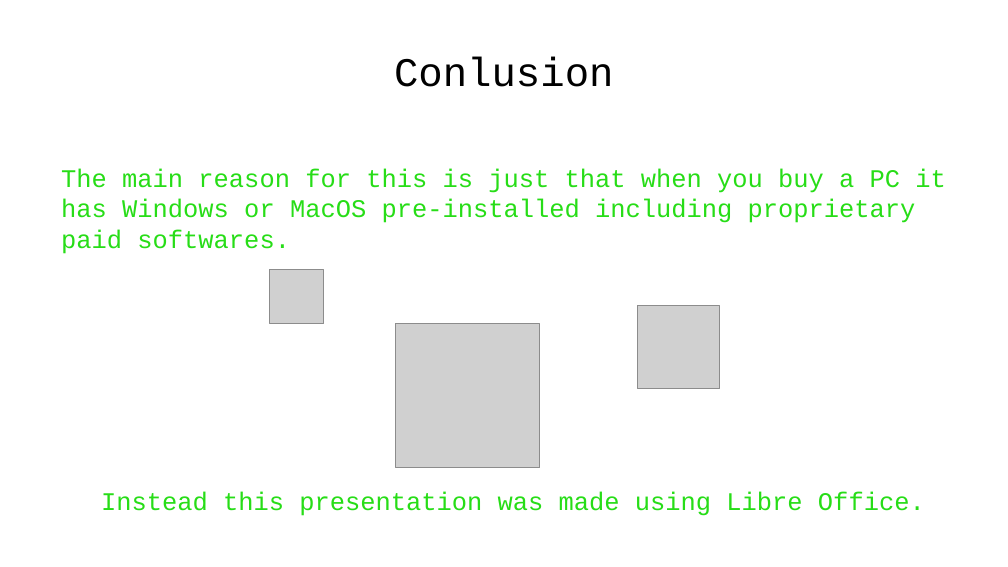
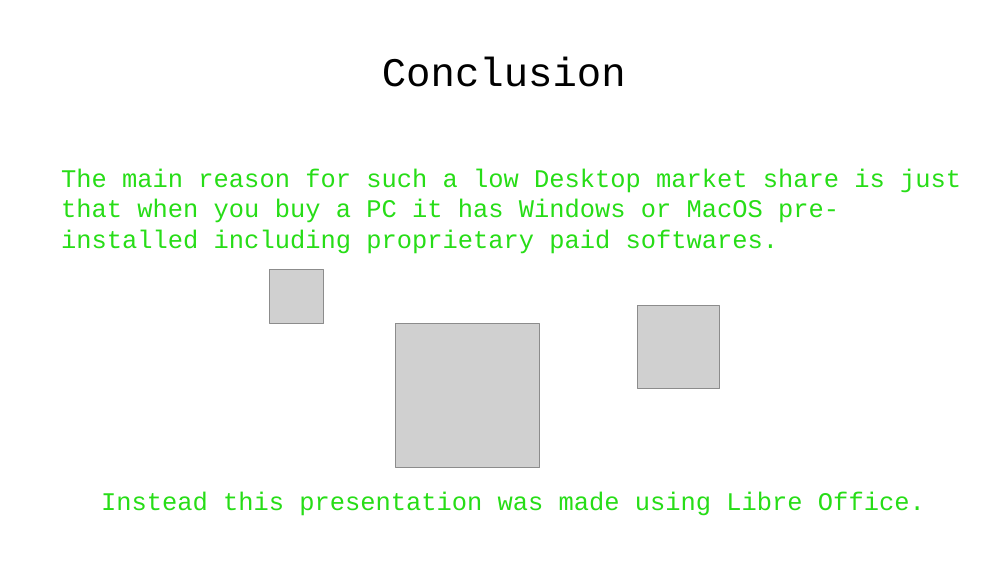
Before and after one commit to WAPEETY/open-source-presentation, a slide deck: slide 13 of open_source.odp. Drawn at 1008x567 pixels with LibreOffice and Linux fonts; fonts in the diff are those of the drawing; grey boxes stand for pictures; background and template pictures are left out. Boxes give left, top, right and bottom in pixels: in the first picture for what was removed or moved away, otherwise in the second. Text is boxed around its words. In the diff, an @@ line names an element or a change of style, - is before the commit and + after.

```diff
--- a/open_source.odp
+++ b/open_source.odp
@@ title at (382,56,626,87): text changed @@
-Conlusion
+Conclusion
@@ text at (61,168,961,254): text changed @@
-The main reason for this is just that when you buy a PC it has Windows or MacOS pre-installed including proprietary paid softwares.
+The main reason for such a low Desktop market share is just that when you buy a PC it has Windows or MacOS pre-installed including proprietary paid softwares.
```
Also in this commit, not shown: 8 other slides changed.
